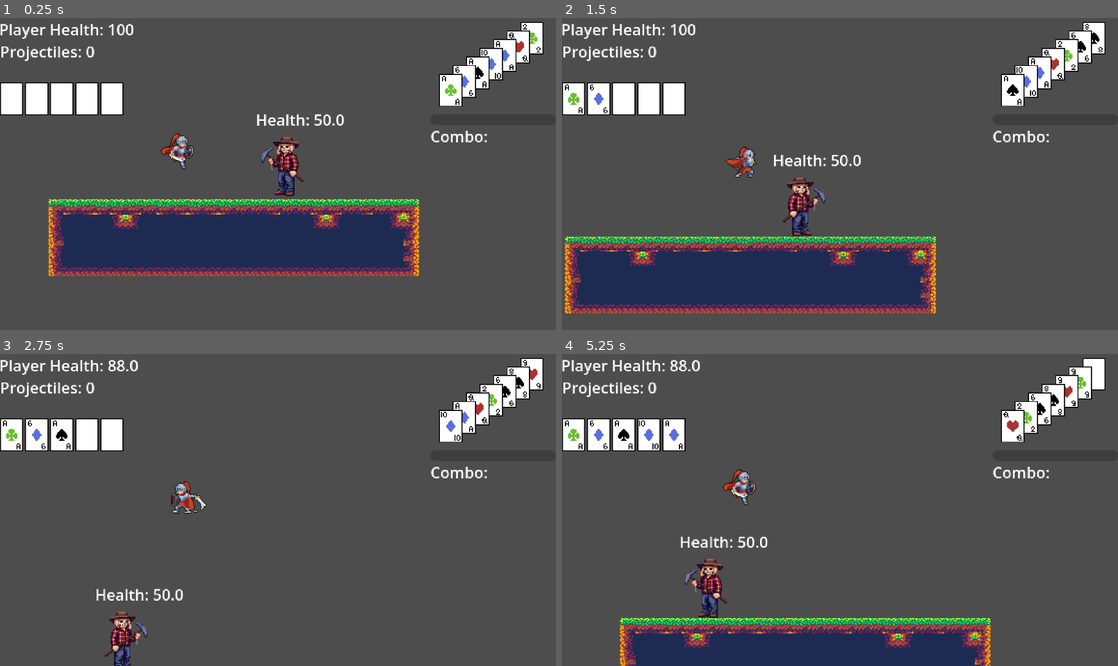
Above: before the commit, frames 1-4 (two rows, left to right).
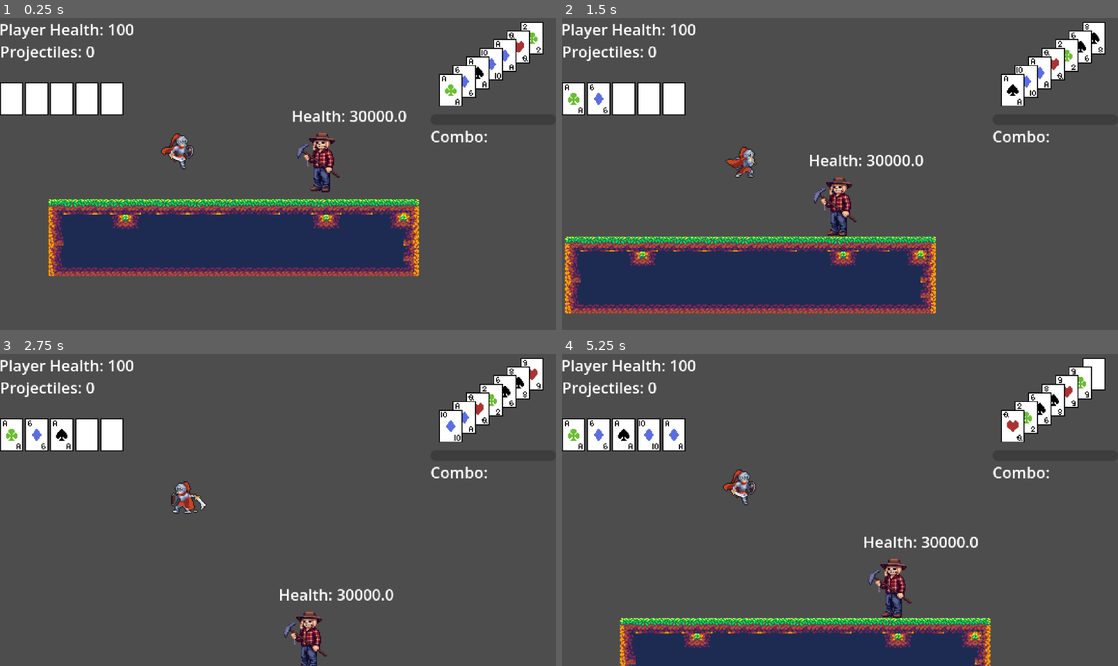
Above: after the commit, the same moments.

Repository: kli007/Bluff-All-In
Game: Godot game, scene res://main.tscn
The game is run twice, just before and just after one commit, with the same random seed, the same clock (stepped at 60 frames per second) and the same inputs.
Inputs:
- Up to frame 1 (0.25 s): no input
- Up to frame 2 (1.5 s): tap Enter (Showdown) at 0.5 s; hold D (Move_Right) from 0.53 s (still down); tap , (Attack) at 0.6, 1.35 s; tap Space (Move_Jump) at 0.77 s
- Up to frame 3 (2.75 s): tap Space (Move_Jump) at 1.52 s; release D (Move_Right) at 2.03 s; hold A (Move_Left) from 2.03 s (still down); hold Shift (Burn) from 2.03 s (still down); tap , (Attack) at 2.3 s
- Up to frame 4 (5.25 s): release A (Move_Left) at 2.78 s; release Shift (Burn) at 2.78 s; hold D (Move_Right) 2.78-4.28 s; tap Caps Lock (Dash) at 2.85 s; tap Space (Move_Jump) at 3.02, 3.77, 4.52 s; tap , (Attack) at 3.05, 3.8, 4.55 s; tap Delete (Delete) at 3.6 s; hold A (Move_Left) 4.28-5.03 s; tap S (Look_Down) at 4.35 s; hold D (Move_Right) from 5.03 s (still down); hold W (Look_Up) from 5.03 s (still down)

The runs differ from the first frame. In frame 1, 2.0% of the frame differs, in the area x 46-74%, y 29-58%; in frame 2, 1.9%; in frame 3, 2.1%; in frame 4, 2.2%, in the area x 19-75%, y 1-85%.

Commit message:
changed combat manager and others
changed combat manager to use a large dict instead of multiple functions
added an hurt flash effect, removed invincible signal for effect control

Diff:
--- a/Combat/combatManager.gd
+++ b/Combat/combatManager.gd
@@ -6,26 +6,28 @@
 signal accumDmgChange()
 signal enemy_hit(attack_type: String)
 
-const HIT_NAMES: Dictionary = {
-	"player_atk_dmg": "Attack",
-	"player_proj_dmg": "Projectile Hit",
-	"player_launch_dmg": "Launcher",
-	"player_spike_dmg": "Spike",
-	"hand_HC_dmg": "High Card",
-	"hand_pair_dmg": "Pair",
-	"hand_2pair_dmg": "Two Pair",
-	"hand_3kind_dmg": "3 of a Kind",
-	"hand_straight_dmg": "Straight",
-	"hand_flush_dmg": "Flush",
-	"hand_FH_dmg": "Full House",
-	"hand_4kind_dmg": "4 of a Kind",
-	"hand_SF_dmg": "Straight Flush",
-	"hand_RF_dmg": "Royal Flush",
+var ATTACKS: Dictionary = {
+	"player_atk_dmg":          _atk("Attack",         values.no_kb,     1),
+	"player_proj_dmg":         _atk("Projectile Hit", values.no_kb,  1),
+	"player_launch_dmg":       _atk("Launcher",       values.launch_kb, 2),
+	"player_spike_dmg":        _atk("Spike",          values.spike_kb,  4),
+	"enemy_small_contact_dmg": _atk("NA",             values.small_kb,  3),
+	"enemy_small_attack_dmg":  _atk("NA",             values.medium_kb, 5),
+	"hand_HC_dmg":             _atk("High Card",      values.small_kb,  3),
+	"hand_pair_dmg":           _atk("Pair",           values.small_kb,  3),
+	"hand_2pair_dmg":          _atk("Two Pair",       values.medium_kb, 5),
+	"hand_3kind_dmg":          _atk("3 of a Kind",    values.medium_kb, 5),
+	"hand_straight_dmg":       _atk("Straight",       values.medium_kb, 7),
+	"hand_flush_dmg":          _atk("Flush",          values.medium_kb, 7),
+	"hand_FH_dmg":             _atk("Full House",     values.large_kb,  7),
+	"hand_4kind_dmg":          _atk("4 of a Kind",    values.large_kb,  7),
+	"hand_SF_dmg":             _atk("Straight Flush", values.large_kb,  7),
+	"hand_RF_dmg":             _atk("Royal Flush",    values.large_kb,  7),
 }
 
 func dealDamage(damageType: String, body: Node, pos: Vector2, origin: String) -> void:
 	if not body.healthNode.isInvincible or body.healthNode.checkIfHit(damageType):
-		var knockback: Vector2 = CombatManager.getKnockback(damageType)
+		var knockback: Vector2 = ATTACKS[damageType]['knockback']
 		var damage: float = values.get(damageType)
 		if origin == "Player":
 			if comboMultiplier != 0.0:
@@ -35,14 +37,12 @@
 			accumDmgChange.emit()
 		body.takeDamage(damage, knockback, pos, damageType)
 
-
 func _checkInValues(checkName: String) -> void:
 	print(checkName)
 	if values.get(checkName) != null:
 		print("Yes, is working in values")
 	else:
 		print("No, something has gone wrong")
-
 
 func setComboMultiplier(comboChain: float) -> void:
 	comboMultiplier = 1.0 + comboChain/100.0
@@ -53,18 +53,8 @@
 func resetAccumDmg() -> void:
 	accumDamage = 0.0
 
-func getKnockback(damageType: String) -> Vector2:
-	match damageType:
-		"player_atk_dmg", "player_proj_dmg", "hand_HC_dmg", "hand_pair_dmg", "enemy_small_contact_dmg":
-			return values.small_kb
-		"enemy_small_attack_dmg", "hand_2pair_dmg", "hand_3kind_dmg", "hand_straight_dmg", "hand_flush_dmg":
-			return values.medium_kb
-		"player_launch_dmg":
-			return values.launch_kb
-		"player_spike_dmg":
-			return values.spike_kb
-		_:
-			return values.large_kb
+static func _atk(display: String, knockback: Vector2, hit_priority: int) -> Dictionary:
+	return {"display": display, "knockback": knockback, "hit_priority": hit_priority}
 
 func getRankText() -> String:
 	if accumDamage >= values.s_rank_thres:
@@ -81,21 +71,6 @@
 		return "F"
 
 
-func getAttackPriority(attack: String) -> int:
-	match attack:
-		"player_atk_dmg", "player_proj_dmg":
-			return 1
-		"player_launch_dmg":
-			return 2
-		"hand_HC_dmg", "hand_pair_dmg", "enemy_small_contact_dmg":
-			return 3
-		"player_spike_dmg":
-			return 4
-		"enemy_small_attack_dmg", "hand_2pair_dmg", "hand_3kind_dmg":
-			return 5
-		_:
-			return 7
-
 func getRankMultiplier(rank: String) -> float:
 	match rank:
 		"S":
--- a/Combat/combatValues.gd
+++ b/Combat/combatValues.gd
@@ -1,9 +1,10 @@
 class_name CombatValues
 extends Resource
 
-@export var small_kb: Vector2 = Vector2(150.0, 0)
-@export var medium_kb: Vector2 = Vector2(300.0, 0)
-@export var large_kb: Vector2 = Vector2(500.0, 0)
+@export var no_kb: Vector2 = Vector2(0.0,0.0)
+@export var small_kb: Vector2 = Vector2(150.0, 0.0)
+@export var medium_kb: Vector2 = Vector2(300.0, 0.0)
+@export var large_kb: Vector2 = Vector2(500.0, 0.0)
 @export var launch_kb: Vector2 = Vector2(0.0, -500.0)
 @export var spike_kb: Vector2 = Vector2(0.0, 500.0)
 
--- a/Enemy/chargerEnemy.tscn
+++ b/Enemy/chargerEnemy.tscn
@@ -31,7 +31,6 @@
 wait_time = 0.5
 one_shot = true
 
-[connection signal="body_entered" from="VisualManager/HitBox" to="." method="_on_hit_box_body_entered"]
 [connection signal="timeout" from="StateTimer" to="." method="_on_state_timer_timeout"]
 [connection signal="timeout" from="WalkTimer" to="." method="_on_walk_timer_timeout"]
 [connection signal="timeout" from="LookTimer" to="." method="_on_look_timer_timeout"]
--- a/Enemy/enemy_template.gd
+++ b/Enemy/enemy_template.gd
@@ -44,4 +44,4 @@
 		CombatManager.dealDamage(contact_damage, body, global_position, self.name)
 
 func unique_hit(damageType: String) -> void:
-	CombatManager.enemy_hit.emit(CombatManager.HIT_NAMES[damageType])
+	CombatManager.enemy_hit.emit(CombatManager.ATTACKS[damageType]['display'])
--- a/Entity.tscn
+++ b/Entity.tscn
@@ -2,6 +2,7 @@
 
 [ext_resource type="Script" uid="uid://bhnlfcusgamrj" path="res://entity.gd" id="1_ql5c0"]
 [ext_resource type="PackedScene" uid="uid://dv27ekmvqvaal" path="res://Health/health_manager.tscn" id="2_ctcih"]
+[ext_resource type="Shader" uid="uid://cl6gsa4b0tp7e" path="res://Shader/flash.gdshader" id="3_6rkd2"]
 
 [sub_resource type="RectangleShape2D" id="RectangleShape2D_6rkd2"]
 size = Vector2(37, 64)
@@ -9,10 +10,31 @@
 [sub_resource type="RectangleShape2D" id="RectangleShape2D_ctcih"]
 size = Vector2(25, 56)
 
+[sub_resource type="ShaderMaterial" id="ShaderMaterial_6rkd2"]
+resource_local_to_scene = true
+shader = ExtResource("3_6rkd2")
+shader_parameter/flash_color = Color(1, 1, 1, 1)
+shader_parameter/flash_amount = 0.800000038
+
+[sub_resource type="Animation" id="Animation_ctcih"]
+resource_name = "HURT"
+length = 0.15
+tracks/0/type = "value"
+tracks/0/imported = false
+tracks/0/enabled = true
+tracks/0/path = NodePath("VisualManager/Sprite:material")
+tracks/0/interp = 1
+tracks/0/loop_wrap = true
+tracks/0/keys = {
+"times": PackedFloat32Array(0, 0.15),
+"transitions": PackedFloat32Array(9000, 1),
+"update": 1,
+"values": [SubResource("ShaderMaterial_6rkd2"), null]
+}
+
 [sub_resource type="Animation" id="Animation_4edni"]
 resource_name = "Invincible"
 length = 0.25
-loop_mode = 1
 tracks/0/type = "value"
 tracks/0/imported = false
 tracks/0/enabled = true
@@ -20,10 +42,10 @@
 tracks/0/interp = 1
 tracks/0/loop_wrap = true
 tracks/0/keys = {
-"times": PackedFloat32Array(0.125, 0.23333333),
-"transitions": PackedFloat32Array(9000, 9000),
+"times": PackedFloat32Array(0, 0.125, 0.25),
+"transitions": PackedFloat32Array(90000, 9000, 9000),
 "update": 0,
-"values": [Color(1, 1, 1, 0.34117648), Color(1, 1, 1, 1)]
+"values": [Color(1, 1, 1, 1), Color(1, 1, 1, 0.34117648), Color(1, 1, 1, 1)]
 }
 
 [sub_resource type="Animation" id="Animation_mgf5s"]
@@ -40,9 +62,22 @@
 "update": 0,
 "values": [Color(1, 1, 1, 1)]
 }
+tracks/1/type = "value"
+tracks/1/imported = false
+tracks/1/enabled = true
+tracks/1/path = NodePath("VisualManager/Sprite:material")
+tracks/1/interp = 1
+tracks/1/loop_wrap = true
+tracks/1/keys = {
+"times": PackedFloat32Array(0),
+"transitions": PackedFloat32Array(1),
+"update": 1,
+"values": [null]
+}
 
 [sub_resource type="AnimationLibrary" id="AnimationLibrary_ctcih"]
 _data = {
+&"HURT": SubResource("Animation_ctcih"),
 &"Invincible": SubResource("Animation_4edni"),
 &"RESET": SubResource("Animation_mgf5s")
 }
@@ -82,6 +117,7 @@
 one_shot = true
 
 [connection signal="body_entered" from="VisualManager/HitBox" to="." method="_on_hit_box_body_entered"]
+[connection signal="animation_finished" from="EffectsPlayer" to="." method="_on_effects_player_animation_finished"]
 [connection signal="timeout" from="KnockbackTimer" to="." method="_on_knockback_timer_timeout"]
 [connection signal="timeout" from="VerticalTimer" to="." method="_on_vertical_timer_timeout"]
 [connection signal="timeout" from="HoverTimer" to="." method="_on_hover_timer_timeout"]
--- a/Health/health.gd
+++ b/Health/health.gd
@@ -2,8 +2,6 @@
 
 signal health_changed
 signal health_empty
-signal invincibility_started
-signal invincibility_ended
 
 @export var health: float = 100.0
 @export var isInvincible: bool = false
@@ -19,7 +17,7 @@
 const maxPriority: int = 6
 
 func checkIfHit(attackType: String) -> bool:
-	return CombatManager.getAttackPriority(attackType) > currentHitPriority
+	return CombatManager.ATTACKS[attackType]['hit_priority'] > currentHitPriority
 
 func takeHit(difference: float, attack: String) -> bool:
 	if isInvincible:
@@ -28,7 +26,7 @@
 	else:
 		hitTimer.start()
 	changeHealth(difference)
-	currentHitPriority += CombatManager.getAttackPriority(attack)
+	currentHitPriority += CombatManager.ATTACKS[attack]['hit_priority']
 	currentHitPriority = clampi(currentHitPriority, 0, maxPriority)
 	if currentHitPriority >= hitThreshold:
 		startInvincible()
@@ -56,7 +54,6 @@
 	setHealth(maxHealth)
 	currentHitPriority = 0
 	isInvincible = false
-	invincibility_ended.emit()
 	iTimer.stop()
 	hitTimer.stop()
 
@@ -64,7 +61,6 @@
 	isInvincible = true
 	iTimer.start(iFrames)
 	hitTimer.stop()
-	invincibility_started.emit()
 
 func _on_hit_timer_timeout() -> void:
 	currentHitPriority = 0
@@ -72,7 +68,6 @@
 func _on_invinc_timer_timeout() -> void:
 	isInvincible = false
 	currentHitPriority = 0
-	invincibility_ended.emit()
 
 func reduceIframe() -> void:
 	pass
--- a/Save/savegame.tres
+++ b/Save/savegame.tres
@@ -4,31 +4,30 @@
 
 [resource]
 script = ExtResource("1_seo37")
-player_health = 40.0
-player_location = Vector2(151.1138, 36.92527)
-player_projectiles = 3
-current_deck = ["Clubs5", "Spades6", "Hearts9", "Hearts3", "DiamondsQ", "ClubsQ", "Clubs2", "Clubs9", "Hearts5", "Spades5", "Diamonds8", "Spades8", "SpadesJ", "SpadesA", "SpadesK", "Spades2", "Clubs3", "Hearts8", "HeartsQ", "HeartsK", "Spades7"]
+player_health = 52.0
+player_location = Vector2(35.884968, 36.994545)
+current_deck = ["Hearts3", "Spades6", "ClubsQ", "ClubsA", "Hearts6", "HeartsK", "Clubs3", "Spades5", "SpadesK", "HeartsA", "SpadesQ", "Diamonds4", "Hearts2", "SpadesA", "Diamonds2", "Diamonds8", "ClubsJ", "Hearts5", "Hearts8", "Hearts10", "Spades2", "Hearts9"]
 pend_cards = [{
-"rank": "8",
-"suit": "Clubs"
-}, {
-"rank": "4",
-"suit": "Clubs"
+"rank": "3",
+"suit": "Diamonds"
 }, {
 "rank": "7",
+"suit": "Spades"
+}, {
+"rank": "J",
 "suit": "Hearts"
 }, {
 "rank": "9",
-"suit": "Spades"
-}, {
-"rank": "A",
-"suit": "Clubs"
-}, {
-"rank": "10",
-"suit": "Hearts"
+"suit": "Diamonds"
 }, {
 "rank": "K",
 "suit": "Diamonds"
+}, {
+"rank": "3",
+"suit": "Spades"
+}, {
+"rank": "8",
+"suit": "Spades"
 }]
 played_cards = [{
 "rank": "",
--- /dev/null
+++ b/Shader/flash.gdshader
@@ -0,0 +1,8 @@
+shader_type canvas_item;
+
+uniform vec4 flash_color : source_color = vec4(1.0);
+uniform float flash_amount : hint_range(0.0, 1.0) = 0.0;
+
+void fragment() {
+	COLOR.rgb = mix(COLOR.rgb, flash_color.rgb, flash_amount);
+}
--- a/entity.gd
+++ b/entity.gd
@@ -18,7 +18,9 @@
 var isKnockback: bool = false
 var isVertical: bool = false
 var isHovering: bool = false
+var isSpiked: bool = false
 var knockbackVelocity: Vector2
+var verticalVelocity: Vector2
 var direction: Vector2
 var lastDirection: Vector2 = Vector2.RIGHT
 
@@ -26,8 +28,6 @@
 
 func _ready() -> void:
 	set_stats()
-	healthNode.invincibility_started.connect(func() -> void: effectNode.play('Invincible'))
-	healthNode.invincibility_ended.connect(func() -> void: effectNode.play('RESET'))
 	healthNode.health_empty.connect(death)
 	healthNode.setAllValues(max_health, max_hit_threshold, invincibility_time)
 	unique_ready()
@@ -39,9 +39,11 @@
 		hoverScalar = 0.05
 	if not is_on_floor():
 		velocity += get_gravity() * delta * hoverScalar
+	else:
+		isSpiked = false
 	if isVertical or isKnockback or isHovering:
 		if isVertical:
-			velocity.y = knockbackVelocity.y
+			velocity = verticalVelocity
 		if isKnockback:
 			velocity = knockbackVelocity
 	else:
@@ -49,6 +51,12 @@
 
 	flip_sprite()
 	move_and_slide()
+	effect_control()
+
+func effect_control() -> void:
+	if not effectNode.is_playing():
+		if healthNode.isInvincible:
+			effectNode.play("Invincible")
 
 func movement(delta: float) -> void:
 	pass
@@ -61,25 +69,31 @@
 
 func takeDamage(damage: float, knockback: Vector2, damagePos: Vector2, damageType: String) -> void:
 	if healthNode.takeHit(-damage, damageType):
+		effectNode.play("HURT")
 		takeKnockback(knockback, damagePos)
 		unique_hit(damageType)
 
 func takeKnockback(knockForce: Vector2, damagePos: Vector2) -> void:
 	if knockForce.x != 0.0:
-		var knockbackDir = (global_position - damagePos).normalized()
-		knockbackVelocity = knockbackDir * knockForce.x
+		var offset: Vector2 = global_position - damagePos
+		if is_on_floor():
+			offset.y = 0.0
+		if offset == Vector2.ZERO:
+			offset.x = 1.0
+		knockbackVelocity = offset.normalized() * knockForce.x
 		knockTimer.start()
 		isKnockback = true
-	else:
-		knockbackVelocity = knockForce
+	if knockForce.y != 0.0:
+		verticalVelocity = knockForce
 		vertTimer.start()
 		isVertical = true
+		if verticalVelocity.y >= 0:
+			isSpiked = true
 
 
 func _on_knockback_timer_timeout() -> void:
 	velocity.x = 0.0
 	isKnockback = false
-	startHovering()
 
 func _on_vertical_timer_timeout() -> void:
 	velocity.y =  0.0
@@ -90,7 +104,7 @@
 	isHovering = false
 
 func startHovering() -> void:
-	if not is_on_ceiling() and not is_on_floor():
+	if not is_on_ceiling() and not is_on_floor() and not isSpiked:
 		hoverTimer.start()
 		isHovering = true
 		hover_change.emit()
--- a/main.tscn
+++ b/main.tscn
@@ -5,7 +5,7 @@
 [ext_resource type="PackedScene" uid="uid://daaqo57ngxba6" path="res://Player/Player.tscn" id="2_0xm2m"]
 [ext_resource type="PackedScene" uid="uid://bc4g2w3j8inqx" path="res://Cards/PlayedCards.tscn" id="3_1bvp3"]
 [ext_resource type="PackedScene" uid="uid://ce7wj45lpekfs" path="res://Cards/PendCards.tscn" id="3_h2yge"]
-[ext_resource type="PackedScene" uid="uid://ddcrwp75cqmlj" path="res://Enemy/chargerEnemy.tscn" id="4_kek77"]
+[ext_resource type="PackedScene" uid="uid://dqswf1f3rgufw" path="res://Enemy/enemyTemplate.tscn" id="4_kek77"]
 [ext_resource type="Script" uid="uid://bupjwinwws13a" path="res://Health/player_health.gd" id="5_7mycd"]
 [ext_resource type="Script" uid="uid://vqjxie4pbklg" path="res://Projectiles/player_projectiles.gd" id="6_272bh"]
 [ext_resource type="PackedScene" uid="uid://c6gwf1rure1a0" path="res://Combat/player_combo.tscn" id="9_kek77"]
@@ -23,8 +23,8 @@
 position = Vector2(99, 16)
 remote_path = NodePath("../../Camera2D")
 
-[node name="ChargerEnemy" parent="." unique_id=688067766 instance=ExtResource("4_kek77")]
-position = Vector2(260, -8)
+[node name="EnemyTemplate" parent="." unique_id=196944662 instance=ExtResource("4_kek77")]
+position = Vector2(297, -12)
 
 [node name="Camera2D" type="Camera2D" parent="." unique_id=919362061]
 position = Vector2(253, 4)
Not shown, added: Shader/flash.gdshader.uid
